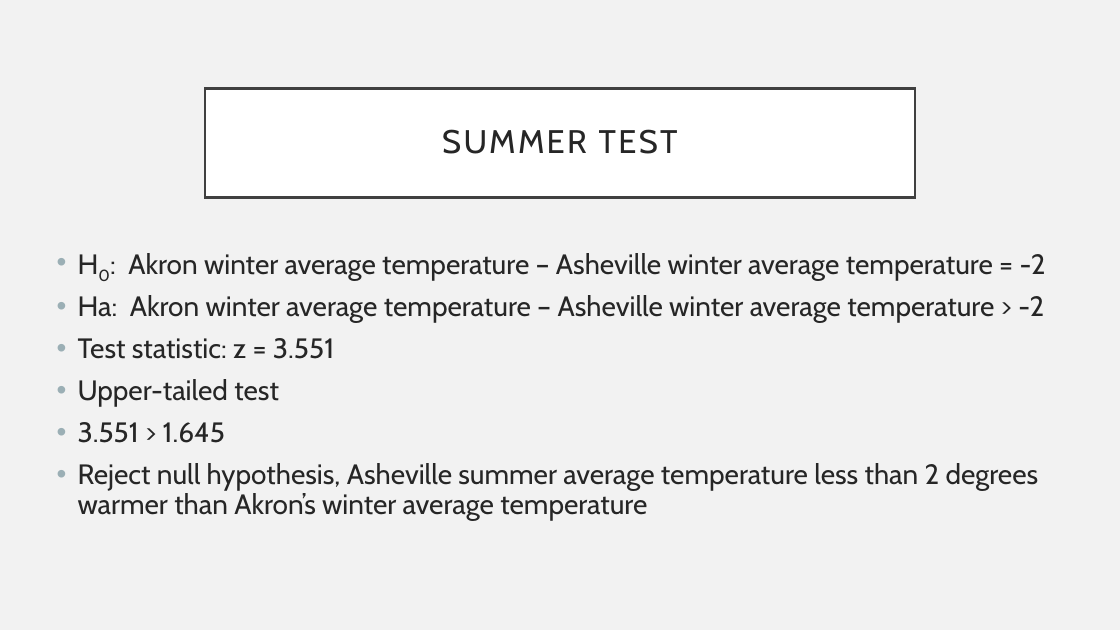
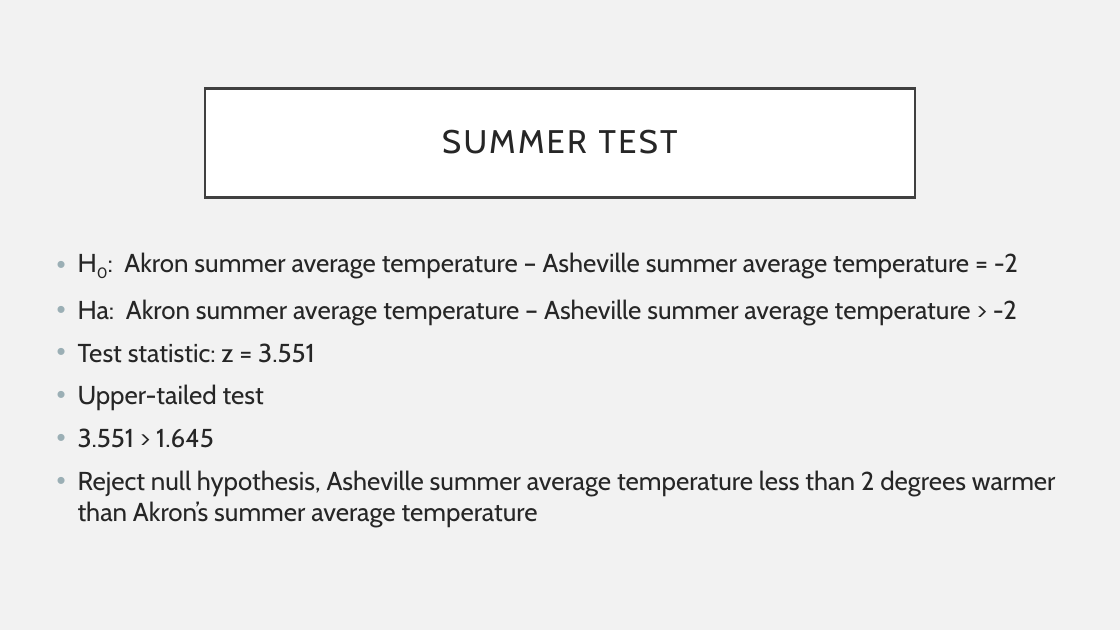
Before and after one commit to EricMaibach/AkronAshevilleWeatherAnalysis, a slide deck: slide 23 of AkronAshevillePresentation.pptx. Drawn at 1120x630 pixels with LibreOffice and Linux fonts; fonts in the diff are those of the drawing. Boxes give left, top, right and bottom in pixels: in the first picture for what was removed or moved away, otherwise in the second. Text is boxed around its words. In the diff, an @@ line names an element or a change of style, - is before the commit and + after.

Commit message:
Fixed grammar errors in presentation

```diff
--- a/AkronAshevillePresentation.pptx
+++ b/AkronAshevillePresentation.pptx
@@ text at bbox=[78, 252, 1018, 324]: text changed; size 24 to 22.2 pt @@
-• H0: Akron winter average temperature – Asheville winter average temperature = -2
-• Ha: Akron winter average temperature – Asheville winter average temperature > -2
+• H0: Akron summer average temperature – Asheville summer average temperature = -2
+• Ha: Akron summer average temperature – Asheville summer average temperature > -2
@@ text at bbox=[78, 343, 315, 448]: size 24 to 22.2 pt in "Test statistic: z = 3.551", "Upper-tailed test", "3.551 > 1.645"; line spacing 0.9 to 1 @@
@@ text at bbox=[78, 470, 1056, 527]: text changed; size 24 to 22.2 pt @@
-• Reject null hypothesis, Asheville summer average temperature less than 2 degrees warmer than Akron’s winter average temperature
+• Reject null hypothesis, Asheville summer average temperature less than 2 degrees warmer than Akron’s summer average temperature
```
Also in this commit, not shown: 4 other slides changed, 1 other file.
